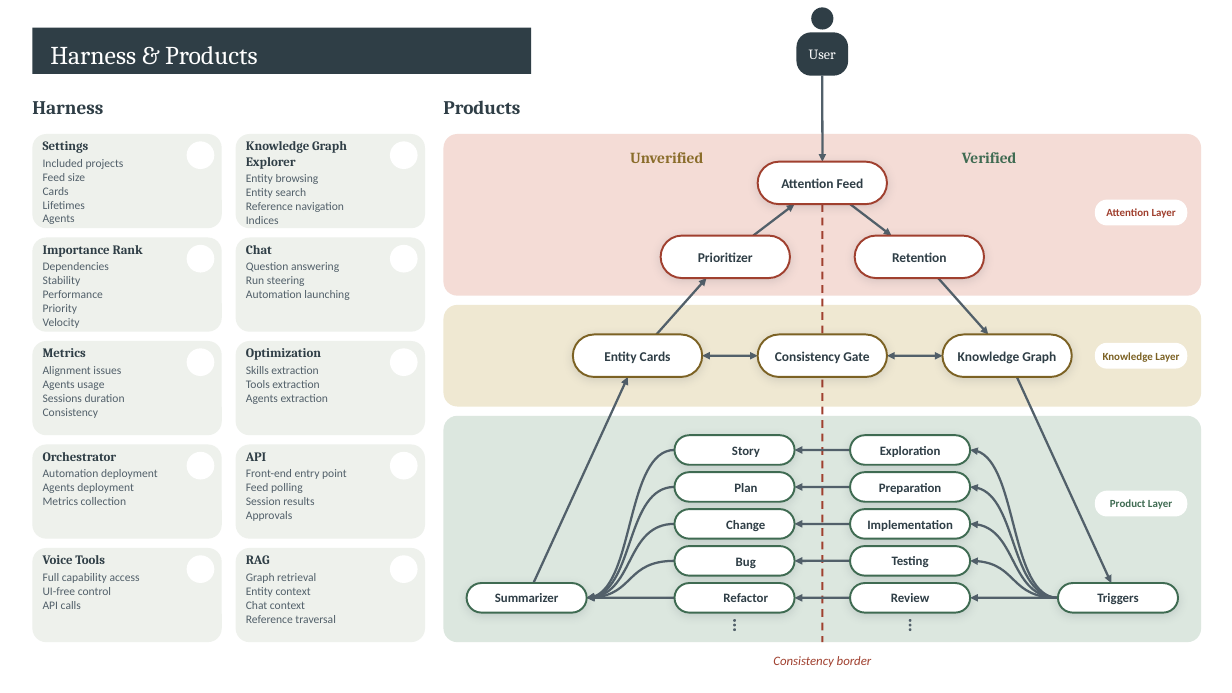
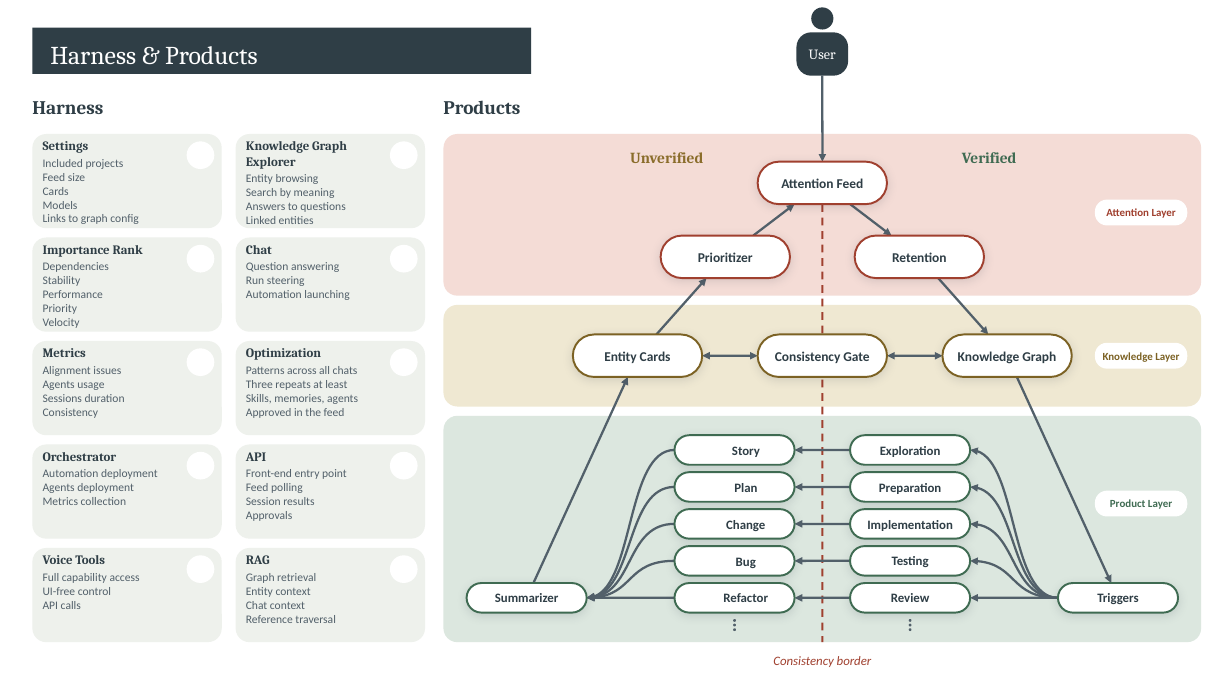
Before and after one commit to Aleksander1111/momentum, a slide deck: slide 1 of docs/harness-diagram.pptx. Drawn at 1232x693 pixels with LibreOffice and Linux fonts; fonts in the diff are those of the drawing; background and template pictures are left out. Boxes give left, top, right and bottom in pixels: in the first picture for what was removed or moved away, otherwise in the second. Text is boxed around its words. In the diff, an @@ line names an element or a change of style, - is before the commit and + after.

```diff
--- a/docs/harness-diagram.pptx
+++ b/docs/harness-diagram.pptx
@@ text at (x1=43, y1=201, x2=138, y2=224): text changed @@
-Lifetimes
-Agents
+Models
+Links to graph config
@@ text at (x1=246, y1=188, x2=345, y2=224): text changed @@
-Entity search
-Reference navigation
-Indices
+Search by meaning
+Answers to questions
+Linked entities
@@ text at (x1=246, y1=366, x2=358, y2=418): text changed @@
-Skills extraction
-Tools extraction
-Agents extraction
+Patterns across all chats
+Three repeats at least
+Skills, memories, agents
+Approved in the feed
```
Also in this commit, not shown: 10 other files.
